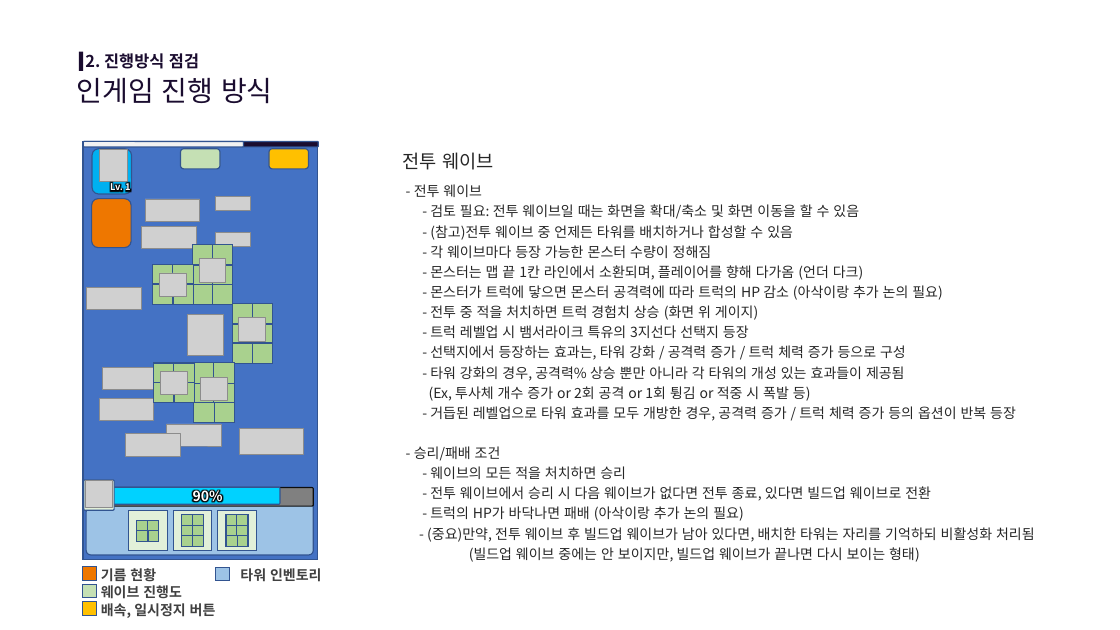
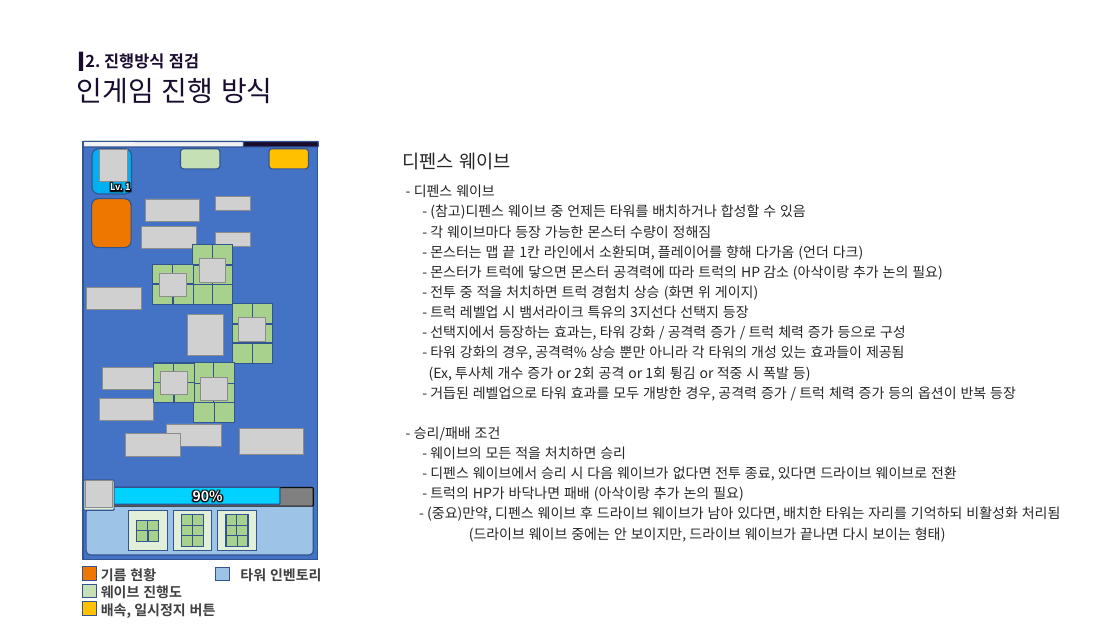
Before and after one commit to scorchLand/kci, a slide deck: slide 11 of 기획서/트럭 문서.pptx. Drawn at 1120x630 pixels with LibreOffice and Linux fonts; fonts in the diff are those of the drawing; grey boxes stand for pictures; background and template pictures are left out. Boxes give left, top, right and bottom in pixels: in the first picture for what was removed or moved away, otherwise in the second. Text is boxed around its words. In the diff, an @@ line names an element or a change of style, - is before the commit and + after.

Commit message:
[0.0.1/기획] 타워 배치 쪽문서 갱신 및 작업용 프리팹 업로드

```diff
--- a/기획서/트럭 문서.pptx
+++ b/기획서/트럭 문서.pptx
@@ text at <box>403,152,806,219</box>: text changed @@
-전투 웨이브
-- 전투 웨이브
-- 검토 필요: 전투 웨이브일 때는 화면을 확대/축소 및 화면 이동을 할 수 있음
-- (참고)전투 웨이브 중 언제든 타워를 배치하거나 합성할 수 있음
+디펜스 웨이브
+- 디펜스 웨이브
+- (참고)디펜스 웨이브 중 언제든 타워를 배치하거나 합성할 수 있음
@@ text at <box>430,466,957,481</box>: text changed @@
-- 전투 웨이브에서 승리 시 다음 웨이브가 없다면 전투 종료, 있다면 빌드업 웨이브로 전환
+- 디펜스 웨이브에서 승리 시 다음 웨이브가 없다면 전투 종료, 있다면 드라이브 웨이브로 전환
@@ text at <box>427,506,1061,542</box>: text changed @@
-- (중요)만약, 전투 웨이브 후 빌드업 웨이브가 남아 있다면, 배치한 타워는 자리를 기억하되 비활성화 처리됨
-(빌드업 웨이브 중에는 안 보이지만, 빌드업 웨이브가 끝나면 다시 보이는 형태)
+- (중요)만약, 디펜스 웨이브 후 드라이브 웨이브가 남아 있다면, 배치한 타워는 자리를 기억하되 비활성화 처리됨
+(드라이브 웨이브 중에는 안 보이지만, 드라이브 웨이브가 끝나면 다시 보이는 형태)
```
Also in this commit, not shown: 17 other slides changed, 12 other files.
